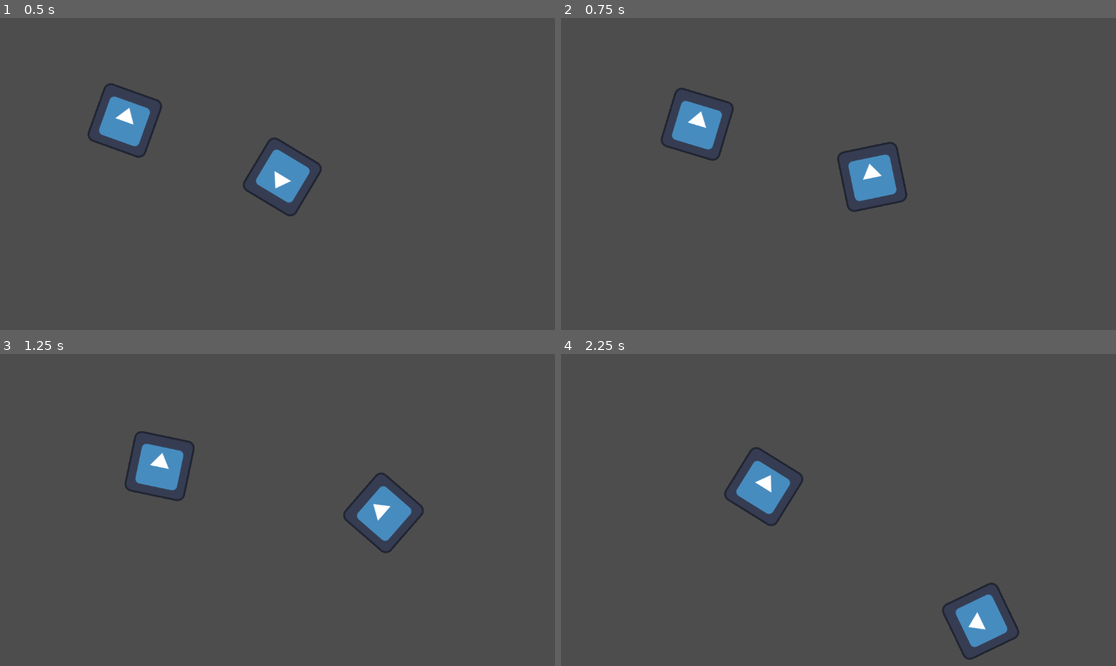
Above: before the commit, frames 1-4 (two rows, left to right).
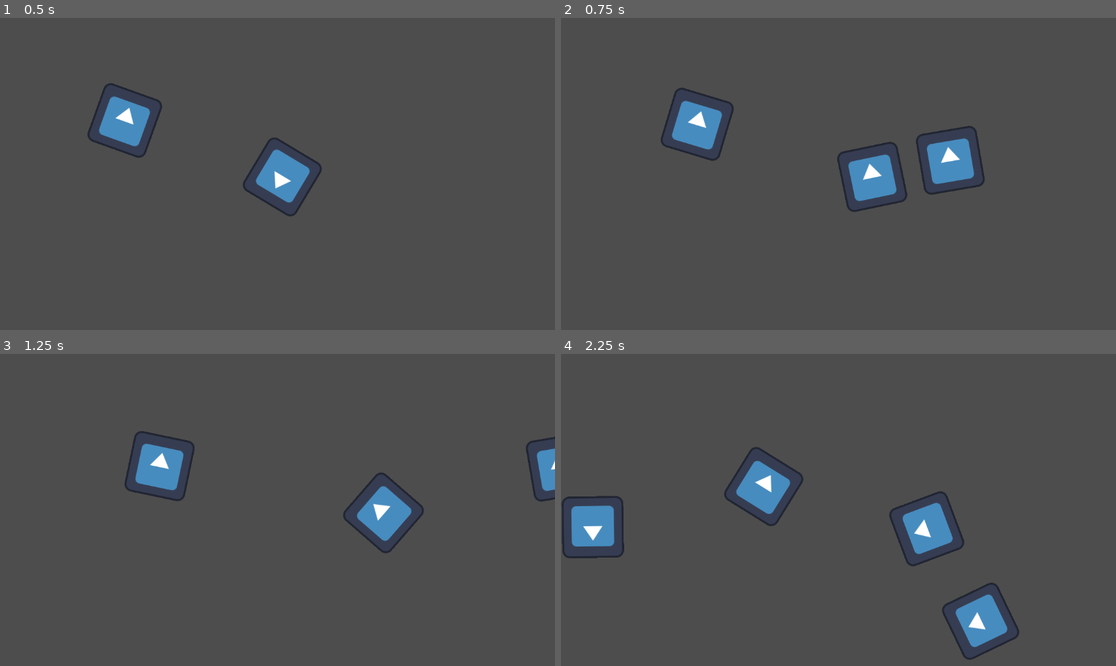
Above: after the commit, the same moments.

Repository: PedroJColon/brackysjam2024
Game: Godot game, scene res://scenes/sandbox.tscn
Same seed, same stepped clock (60 frames per second), same inputs: the game is played once before the commit and once after it. The engine's default icon, where the game draws it, is replaced by a stand-in: a white triangle on a blue panel in a dark square.
Inputs (mouse positions are in pixels of both pictures, inside the frame that each line leads up to):
- Up to frame 1 (0.5 s): no input
- Up to frame 2 (0.75 s): move the mouse to (960, 158) at 0.52 s; hold D (move_right) from 0.53 s (still down); click (960, 158) at 0.6 s
- Up to frame 3 (1.25 s): keep holding D (move_right)
- Up to frame 4 (2.25 s): move the mouse to (727, 525) at 1.27 s; release D (move_right) at 1.28 s; hold S (move_down) 1.28-2.03 s; click (727, 525) at 1.35 s; move the mouse to (894, 441) at 2.02 s; hold D (move_right) from 2.03 s (still down); click (894, 441) at 2.1 s

Frame 1 is identical in both runs. In frame 2, 1.3% of the frame differs, in the area x 63-77%, y 34-57%; in frame 3, 0.5%; in frame 4, 2.6%, in the area x 0-73%, y 44-68%.

Commit message:
Add fire and bullet with functionality

Diff:
--- a/project.godot
+++ b/project.godot
@@ -41,6 +41,11 @@
 "events": [Object(InputEventKey,"resource_local_to_scene":false,"resource_name":"","device":-1,"window_id":0,"alt_press …(192 unchanged characters)…
 ]
 }
+fire={
+"deadzone": 0.5,
+"events": [Object(InputEventMouseButton,"resource_local_to_scene":false,"resource_name":"","device":-1,"window_id":0,"alt_pressed":false,"shift_pressed":false,"ctrl_pressed":false,"meta_pressed":false,"button_mask":0,"position":Vector2(0, 0),"global_position":Vector2(0, 0),"factor":1.0,"button_index":1,"canceled":false,"pressed":false,"double_click":false,"script":null)
+]
+}
 
 [rendering]
 
--- /dev/null
+++ b/scenes/bullet.tscn
@@ -0,0 +1,19 @@
+[gd_scene load_steps=4 format=3 uid="uid://cr6sl5bs4xhph"]
+
+[ext_resource type="Script" path="res://src/bullet.gd" id="1_0q36v"]
+[ext_resource type="Texture2D" uid="uid://bxpjhevftx7c2" path="res://icon.svg" id="1_87y67"]
+
+[sub_resource type="CircleShape2D" id="CircleShape2D_ki74g"]
+
+[node name="bullet" type="CharacterBody2D" groups=["bullet"]]
+script = ExtResource("1_0q36v")
+
+[node name="Sprite2D" type="Sprite2D" parent="."]
+texture = ExtResource("1_87y67")
+
+[node name="VisibleOnScreenNotifier2D" type="VisibleOnScreenNotifier2D" parent="."]
+
+[node name="CollisionShape2D" type="CollisionShape2D" parent="."]
+shape = SubResource("CircleShape2D_ki74g")
+
+[connection signal="screen_exited" from="VisibleOnScreenNotifier2D" to="." method="_on_visible_on_screen_notifier_2d_screen_exited"]
--- a/scenes/player.tscn
+++ b/scenes/player.tscn
@@ -5,7 +5,7 @@
 
 [sub_resource type="CircleShape2D" id="CircleShape2D_ii25i"]
 
-[node name="Player" type="CharacterBody2D"]
+[node name="Player" type="CharacterBody2D" groups=["player"]]
 position = Vector2(586, 330)
 script = ExtResource("1_prigt")
 
@@ -14,3 +14,6 @@
 
 [node name="Sprite2D" type="Sprite2D" parent="."]
 texture = ExtResource("2_rjbuv")
+
+[node name="BulletSpawn" type="Marker2D" parent="."]
+position = Vector2(109, 0)
--- /dev/null
+++ b/src/bullet.gd
@@ -0,0 +1,22 @@
+extends CharacterBody2D
+
+const SPEED = 720
+
+# Called when the node enters the scene tree for the first time.
+func _ready() -> void:
+	pass # Replace with function body.
+
+
+# Called every frame. 'delta' is the elapsed time since the previous frame.
+func _process(delta: float) -> void:
+	var collide = move_and_collide(velocity * delta)
+	pass
+
+func set_bullet(_position, _direction):
+	rotation = _direction
+	position = _position
+	velocity = Vector2(SPEED, 0).rotated(rotation)
+
+
+func _on_visible_on_screen_notifier_2d_screen_exited() -> void:
+	queue_free()
--- a/src/player.gd
+++ b/src/player.gd
@@ -1,5 +1,6 @@
 extends CharacterBody2D
 
+var bullet = preload("res://scenes/bullet.tscn")
 const SPEED: float = 300
 
 func _ready() -> void:
@@ -12,7 +13,10 @@
 
 func _physics_process(delta: float) -> void:
 	var dir = Input.get_vector("move_left", "move_right", "move_up", "move_down")
-
+	if Input.is_action_just_pressed("fire"):
+		var b = bullet.instantiate()
+		b.set_bullet($BulletSpawn.global_position, rotation)
+		get_tree().root.add_child(b)
 	velocity = dir * SPEED;
 	move_and_slide()
 	look_at(get_global_mouse_position())
